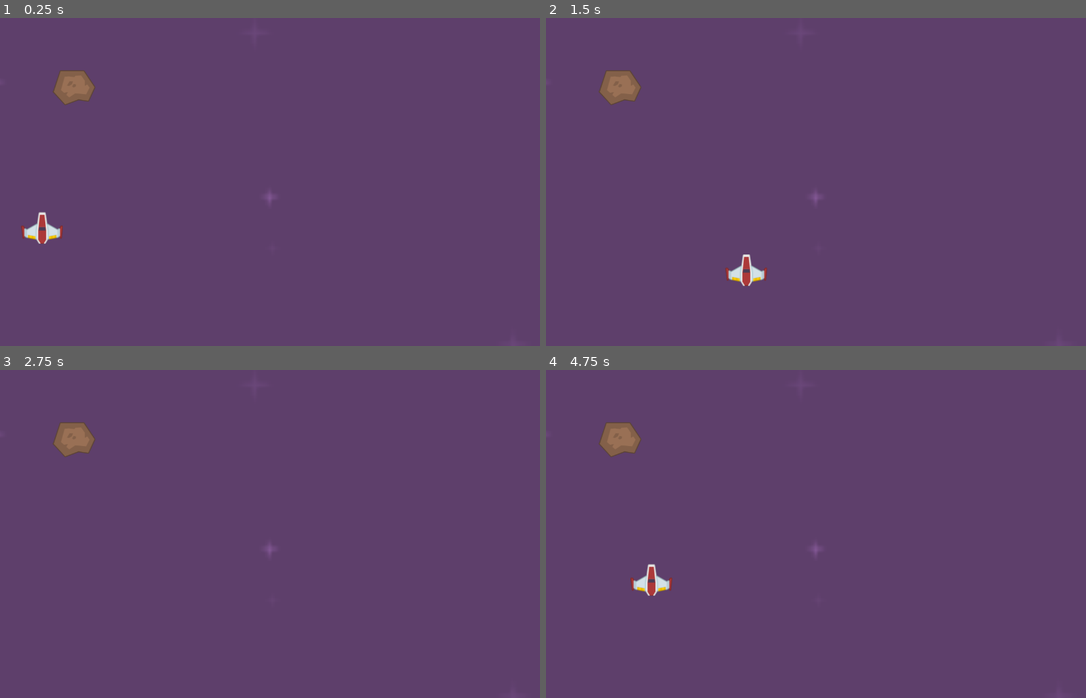
Above: before the commit, frames 1-4 (two rows, left to right).
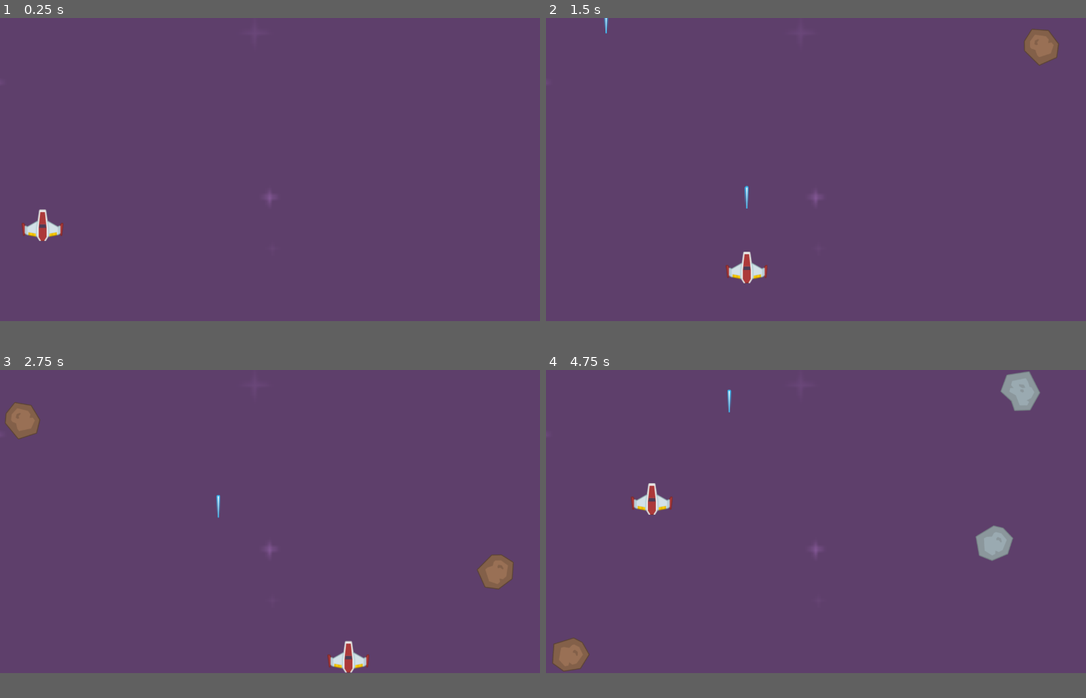
Above: after the commit, the same moments.

Repository: Henninglr/Godot-personal_project
Game: Godot game, scene res://Scenes/level.tscn
The game is run twice, just before and just after one commit, with the same random seed, the same clock (stepped at 60 frames per second) and the same inputs.
Inputs:
- Up to frame 1 (0.25 s): no input
- Up to frame 2 (1.5 s): tap Enter at 0.5 s; hold D (TurnRight) 0.53-1.28 s; tap Space (Shoot, bound only after the commit) at 0.6, 1.35 s; hold S (MoveBackward) from 1.28 s (still down)
- Up to frame 3 (2.75 s): release S (MoveBackward) at 2.03 s; hold D (TurnRight) from 2.03 s (still down); tap Space (Shoot, bound only after the commit) at 2.1 s
- Up to frame 4 (4.75 s): release D (TurnRight) at 2.78 s; hold W (MoveForward) 2.78-3.53 s; tap Space (Shoot, bound only after the commit) at 2.85, 3.6, 4.35 s; hold A (TurnLeft) from 3.53 s (still down)
In our replay, the window is 800x487 before the commit and 800x450 after it. These sizes can differ from the game's own. Grey fills any space a smaller window leaves; there, only what the larger window draws over its background counts as a difference.

The runs differ from the first frame. In frame 1, 0.9% of the frame differs, in the area x 3-18%, y 16-69%; in frame 2, 1.5%; in frame 3, 2.1%; in frame 4, 3.1%, in the area x 1-92%, y 0-92%.

Commit message:
added more asteroids and shooting
asteroids now automatically generate, switching between different sprites and is able to shoot now but no collision between asteroids yet

Diff:
--- /dev/null
+++ b/space-shooter/Scenes/laser.gd
@@ -0,0 +1,7 @@
+extends Area2D
+
+@export var speed := 500.0
+
+# Called every frame. 'delta' is the elapsed time since the previous frame.
+func _process(delta: float) -> void:
+	position.y -= speed * delta
--- /dev/null
+++ b/space-shooter/Scenes/laser.tscn
@@ -0,0 +1,19 @@
+[gd_scene load_steps=4 format=3 uid="uid://j1neq5i8knu"]
+
+[ext_resource type="Script" path="res://Scenes/laser.gd" id="1_2njcq"]
+[ext_resource type="Texture2D" uid="uid://b6fhk2pjegjyj" path="res://PNG/Lasers/laserBlue01.png" id="1_so4hk"]
+
+[sub_resource type="CapsuleShape2D" id="CapsuleShape2D_6fw8i"]
+radius = 5.0
+height = 56.0
+
+[node name="Laser" type="Area2D"]
+collision_layer = 8
+collision_mask = 2
+script = ExtResource("1_2njcq")
+
+[node name="Sprite2D" type="Sprite2D" parent="."]
+texture = ExtResource("1_so4hk")
+
+[node name="CollisionShape2D" type="CollisionShape2D" parent="."]
+shape = SubResource("CapsuleShape2D_6fw8i")
--- /dev/null
+++ b/space-shooter/Scenes/level.gd
@@ -0,0 +1,18 @@
+extends Node2D
+
+#load meteor scene
+var meteor_scene : PackedScene = load("res://Scenes/meteor.tscn")
+var laser_scene : PackedScene = load("res://Scenes/laser.tscn")
+
+func _on_meteor_timer_timeout() -> void:
+	#create instance of meteor
+	var meteor = meteor_scene.instantiate()
+
+	#attach the node to the scene tree
+	$Meteors.add_child(meteor)
+
+
+func _on_player_laser(pos) -> void:
+	var laser = laser_scene.instantiate()
+	$Lasers.add_child(laser)
+	laser.position = pos
--- a/space-shooter/Scenes/level.tscn
+++ b/space-shooter/Scenes/level.tscn
@@ -1,10 +1,17 @@
-[gd_scene load_steps=4 format=3 uid="uid://cnm34pg754ajc"]
+[gd_scene load_steps=6 format=3 uid="uid://cnm34pg754ajc"]
 
+[ext_resource type="Script" path="res://Scenes/level.gd" id="1_8bwp5"]
 [ext_resource type="Texture2D" uid="uid://ckdq0fuv8yvj5" path="res://Backgrounds/purple.png" id="1_k36je"]
 [ext_resource type="PackedScene" uid="uid://bi0qjch42k1de" path="res://Scenes/player.tscn" id="2_3twgc"]
-[ext_resource type="PackedScene" uid="uid://cn7m2t2b6o1tp" path="res://Scenes/meteor.tscn" id="3_hn8hv"]
+
+[sub_resource type="RectangleShape2D" id="RectangleShape2D_fma7o"]
+size = Vector2(50, 720)
+
+[sub_resource type="RectangleShape2D" id="RectangleShape2D_7o6kx"]
+size = Vector2(1280, 20)
 
 [node name="Level" type="Node2D"]
+script = ExtResource("1_8bwp5")
 
 [node name="BG" type="Sprite2D" parent="."]
 position = Vector2(650, 425)
@@ -12,6 +19,44 @@
 texture = ExtResource("1_k36je")
 
 [node name="Player" parent="." instance=ExtResource("2_3twgc")]
+position = Vector2(1, -7)
 
-[node name="Meteor" parent="." instance=ExtResource("3_hn8hv")]
-position = Vector2(176, 166)
+[node name="Borders" type="Node2D" parent="."]
+
+[node name="StaticBody2D" type="StaticBody2D" parent="Borders"]
+collision_layer = 4
+
+[node name="CollisionShape2D" type="CollisionShape2D" parent="Borders/StaticBody2D"]
+position = Vector2(1305, 360)
+shape = SubResource("RectangleShape2D_fma7o")
+
+[node name="StaticBody2D2" type="StaticBody2D" parent="Borders"]
+collision_layer = 4
+
+[node name="CollisionShape2D" type="CollisionShape2D" parent="Borders/StaticBody2D2"]
+position = Vector2(-25, 361)
+shape = SubResource("RectangleShape2D_fma7o")
+
+[node name="StaticBody2D3" type="StaticBody2D" parent="Borders"]
+collision_layer = 4
+
+[node name="CollisionShape2D" type="CollisionShape2D" parent="Borders/StaticBody2D3"]
+position = Vector2(640, -9)
+shape = SubResource("RectangleShape2D_7o6kx")
+
+[node name="StaticBody2D4" type="StaticBody2D" parent="Borders"]
+collision_layer = 4
+
+[node name="CollisionShape2D" type="CollisionShape2D" parent="Borders/StaticBody2D4"]
+position = Vector2(640, 730)
+shape = SubResource("RectangleShape2D_7o6kx")
+
+[node name="MeteorTimer" type="Timer" parent="."]
+autostart = true
+
+[node name="Meteors" type="Node2D" parent="."]
+
+[node name="Lasers" type="Node2D" parent="."]
+
+[connection signal="laser" from="Player" to="." method="_on_player_laser"]
+[connection signal="timeout" from="MeteorTimer" to="." method="_on_meteor_timer_timeout"]
--- /dev/null
+++ b/space-shooter/Scenes/meteor.gd
@@ -0,0 +1,35 @@
+extends Area2D
+
+var speed : float
+var rotaion_speed : float
+var direction_x : float
+
+func _ready() :
+	var rng := RandomNumberGenerator.new()
+
+	#random texture
+	var meteor_array = [
+		"meteorBrown_big1", "meteorBrown_big2", "meteorBrown_big3",
+		"meteorGrey_big1", "meteorGrey_big2", "meteorGrey_big3"
+		]
+	var path : String = "res://PNG/Meteors/" + meteor_array.pick_random() + ".png"
+	$Sprite2D.texture = load(path)
+
+	#start position
+	var width = get_viewport().get_visible_rect().size[0]
+	var random_x = rng.randi_range(0, width)
+	var random_y = rng.randi_range(-150, -50)
+	position = Vector2(random_x, random_y)
+
+	#speed / rotation / direction
+	speed = rng.randi_range(200, 500)
+	direction_x = rng.randi_range(-1, 1)
+	rotaion_speed = rng.randi_range(40, 100)
+
+func _process(delta: float) -> void:
+	position += Vector2(0, 1.0) * speed * delta
+	rotation_degrees += rotaion_speed * delta
+
+func _on_body_entered(body: Node2D) -> void:
+	print("body entered")
+	print(body)
--- a/space-shooter/Scenes/meteor.tscn
+++ b/space-shooter/Scenes/meteor.tscn
@@ -1,8 +1,18 @@
-[gd_scene load_steps=2 format=3 uid="uid://cn7m2t2b6o1tp"]
+[gd_scene load_steps=3 format=3 uid="uid://cn7m2t2b6o1tp"]
 
-[ext_resource type="Texture2D" uid="uid://bf3if2f0e3r1s" path="res://PNG/Meteors/meteorBrown_big1.png" id="1_n3upe"]
+[ext_resource type="Script" path="res://Scenes/meteor.gd" id="1_rsbdl"]
 
-[node name="Meteor" type="Node2D"]
+[sub_resource type="CircleShape2D" id="CircleShape2D_1j63y"]
+radius = 44.0454
+
+[node name="Meteor" type="Area2D"]
+collision_layer = 2
+collision_mask = 9
+script = ExtResource("1_rsbdl")
 
 [node name="Sprite2D" type="Sprite2D" parent="."]
-texture = ExtResource("1_n3upe")
+
+[node name="CollisionShape2D" type="CollisionShape2D" parent="."]
+shape = SubResource("CircleShape2D_1j63y")
+
+[connection signal="body_entered" from="." to="." method="_on_body_entered"]
--- a/space-shooter/Scenes/player.gd
+++ b/space-shooter/Scenes/player.gd
@@ -1,14 +1,28 @@
-extends Node2D
+extends CharacterBody2D
 class_name PlayerShip;
 
 @export var speed := 1.0;
 @export var turnSpeed := 1.0;
+var can_shoot : bool = true
+
+signal laser(pos)
 
 # Called when the node enters the scene tree for the first time.
 func _ready() -> void:
 	position += Vector2(100,500)
 
 # Called every frame. 'delta' is the elapsed time since the previous frame.
-func _process(delta: float) -> void:
+func _process(_delta: float) -> void:
 	var direction = Input.get_vector("TurnLeft", "TurnRight", "MoveForward", "MoveBackward")
-	position += direction * speed * delta
+	velocity = direction * speed
+	move_and_slide()
+
+	#Shooting mechanic
+	if Input.is_action_just_pressed("Shoot") and can_shoot :
+		laser.emit($LaserStartPos.global_position)
+		can_shoot = false
+		$LaserTimer.start()
+
+
+func _on_laser_timer_timeout() -> void:
+	can_shoot = true
--- a/space-shooter/Scenes/player.tscn
+++ b/space-shooter/Scenes/player.tscn
@@ -3,9 +3,22 @@
 [ext_resource type="Script" path="res://Scenes/player.gd" id="1_4ttii"]
 [ext_resource type="Texture2D" uid="uid://4hxqhoq6s57g" path="res://PNG/playerShip1_red.png" id="1_mry1h"]
 
-[node name="Player" type="Node2D"]
+[node name="Player" type="CharacterBody2D"]
+collision_mask = 6
 script = ExtResource("1_4ttii")
 speed = 500.0
 
 [node name="PlayerImage" type="Sprite2D" parent="."]
 texture = ExtResource("1_mry1h")
+
+[node name="CollisionPolygon2D" type="CollisionPolygon2D" parent="."]
+polygon = PackedVector2Array(-8, -37, 8, -37, 12, -11, 36, 2, 49, -8, 46, 24, 8, 38, -8, 38, -47, 24, -50, -10, -36, 2, -11, -12)
+
+[node name="LaserStartPos" type="Marker2D" parent="."]
+position = Vector2(0, -50)
+
+[node name="LaserTimer" type="Timer" parent="."]
+wait_time = 0.5
+one_shot = true
+
+[connection signal="timeout" from="LaserTimer" to="." method="_on_laser_timer_timeout"]
--- a/space-shooter/project.godot
+++ b/space-shooter/project.godot
@@ -18,7 +18,7 @@
 [display]
 
 window/size/viewport_width=1280
-window/size/viewport_height=780
+window/size/viewport_height=720
 
 [input]
 
@@ -46,3 +46,15 @@
 , Object(InputEventKey,"resource_local_to_scene":false,"resource_name":"","device":-1,"window_id":0,"alt_pressed":false …(186 unchanged characters)…
 ]
 }
+Shoot={
+"deadzone": 0.0,
+"events": [Object(InputEventKey,"resource_local_to_scene":false,"resource_name":"","device":-1,"window_id":0,"alt_pressed":false,"shift_pressed":false,"ctrl_pressed":false,"meta_pressed":false,"pressed":false,"keycode":0,"physical_keycode":32,"key_label":0,"unicode":32,"location":0,"echo":false,"script":null)
+]
+}
+
+[layer_names]
+
+2d_physics/layer_1="Player"
+2d_physics/layer_2="Meteor"
+2d_physics/layer_3="Walls"
+2d_physics/layer_4="Laser"
